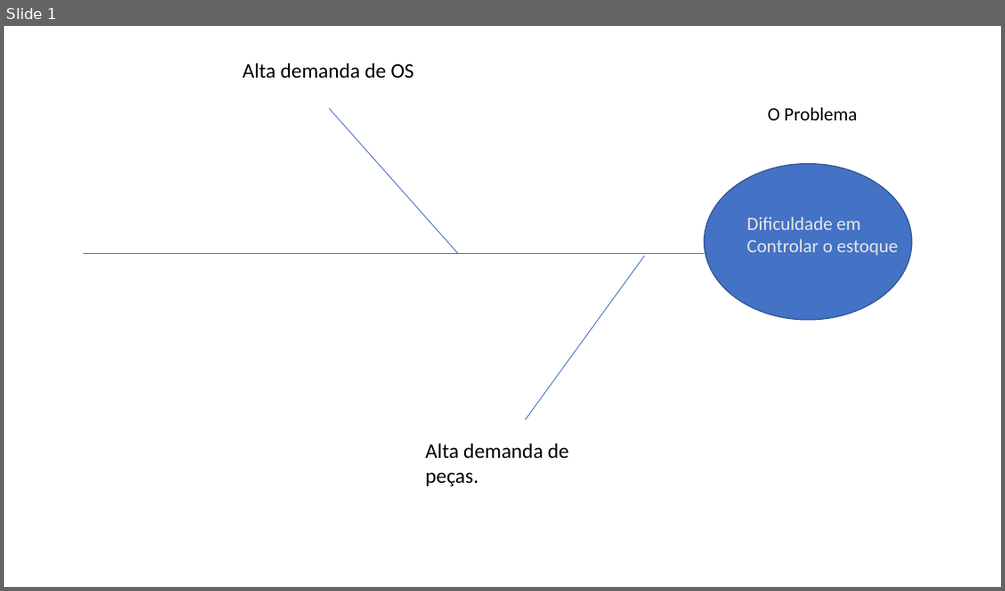
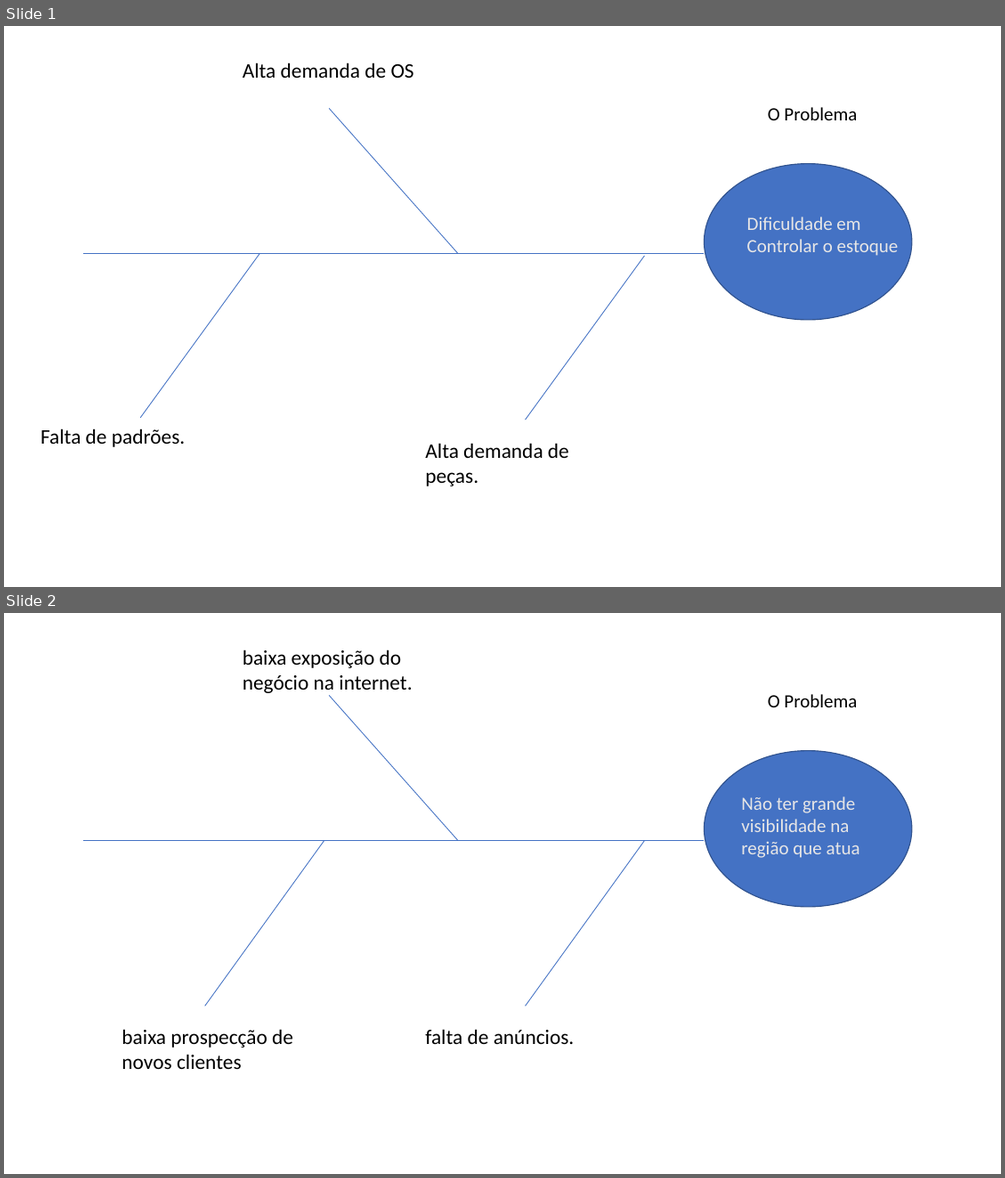
Before and after one commit to ClaudioToledoGHT/GHT_Team, a slide deck: 08 - Análise das Causas Raizes.pptx. Shown one above the other, each under a label of ours: slide 1 before the commit, slides 1 and 2 after it. The pictures are 1005x591 and 1005x1178 pixels, drawn with LibreOffice and Linux fonts; fonts in the diff are those of the drawing. Boxes give left, top, right and bottom in pixels: in the first picture for what was removed or moved away, otherwise in the second. Text is boxed around its words. In the diff, an @@ line names an element or a change of style, - is before the commit and + after.

```diff
--- a/08 - Análise das Causas Raizes.pptx
+++ b/08 - Análise das Causas Raizes.pptx
@@ slide 2 added at <box>4,613,1001,1174</box>, background #FFFFFF @@
@@ text added at <box>243,649,412,693</box>, 20 pt, text #000000 @@
+baixa exposição do negócio na internet.
@@ line added from (458, 840) to (329, 695), #4472C4 0.75 pt @@
@@ text added at <box>768,694,857,707</box>, 18 pt, text #000000 @@
+O Problema
@@ ellipse added at <box>704,751,912,907</box>, fill #4472C4, outline #31538F 1 pt @@
@@ text added at <box>741,796,860,858</box>, 18 pt, text #E7E6E6 @@
+Não ter grande visibilidade na região que atua
@@ line added from (704, 840) to (83, 840), #4472C4 0.75 pt @@
@@ line added from (324, 840) to (205, 1005), #4472C4 0.75 pt @@
@@ line added from (645, 840) to (526, 1005), #4472C4 0.75 pt @@
@@ text added at <box>121,1029,293,1069</box>, 20 pt, text #000000 @@
+baixa prospecção de novos clientes
@@ text added at <box>425,1029,574,1044</box>, 20 pt, text #000000 @@
+falta de anúncios.
@@ slide 1 changed as well @@
@@ line added from (259, 253) to (140, 418), #4472C4 0.75 pt @@
@@ text added at <box>40,428,185,447</box>, 20 pt, text #000000 @@
+Falta de padrões.
```
Also in this commit, not shown: 30 other files.
